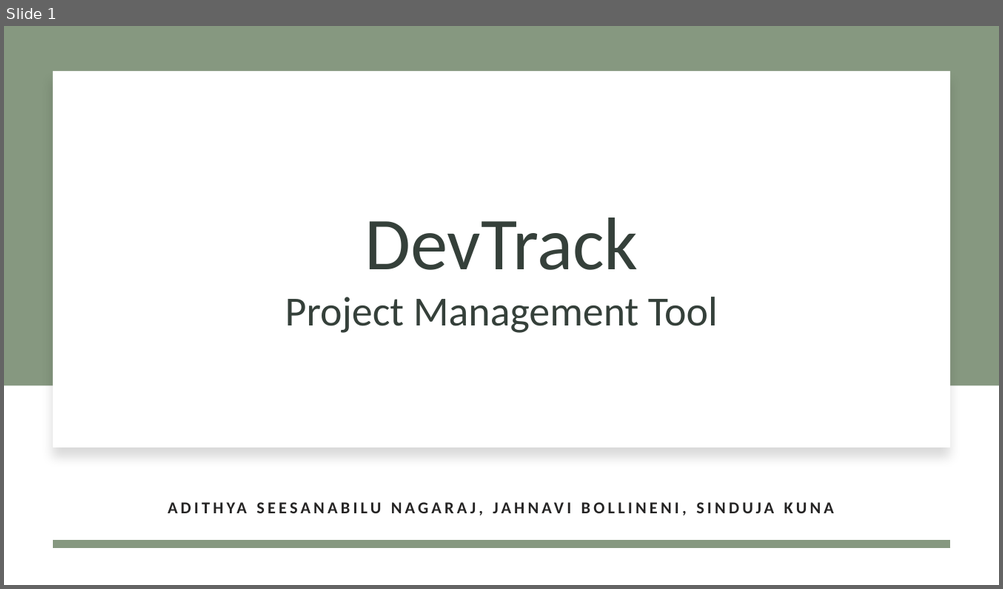
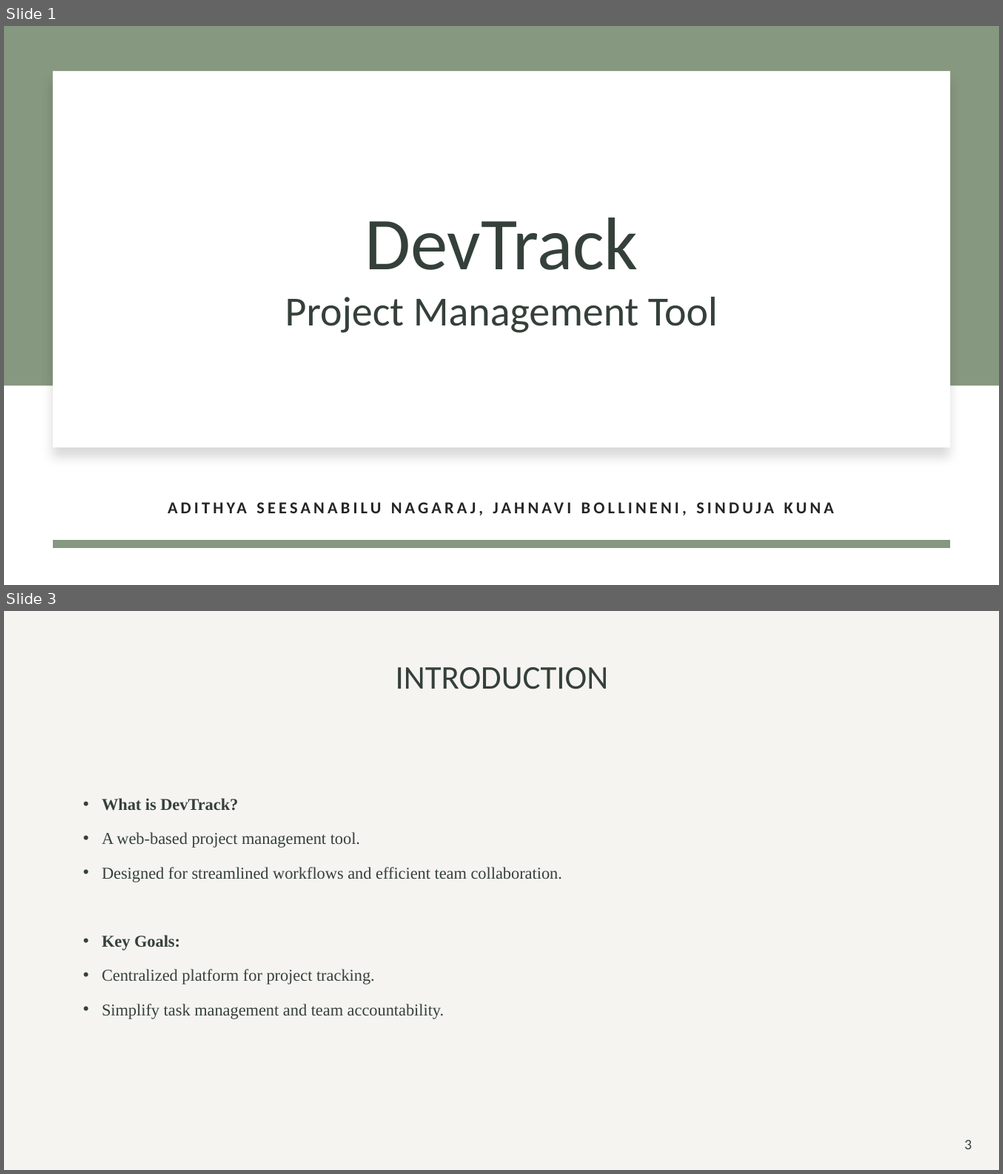
Before and after one commit to jahnavib26/DevTrack, a slide deck: ACS560 - SE Project Presentation.pptx. Shown one above the other, each under a label of ours: slide 1 before the commit, slides 1 and 3 after it; the slides between them are not shown. The pictures are 1003x589 and 1003x1174 pixels, drawn with LibreOffice and Linux fonts; fonts in the diff are those of the drawing. Boxes give left, top, right and bottom in pixels: in the first picture for what was removed or moved away, otherwise in the second. Text is boxed around its words. In the diff, an @@ line names an element or a change of style, - is before the commit and + after.

```diff
--- a/ACS560 - SE Project Presentation.pptx
+++ b/ACS560 - SE Project Presentation.pptx
@@ slide 3 added at (4,611,999,1170), background #FFFFFF @@
@@ rectangle added at (4,611,999,1170), fill #C0B7A5 at 15% opacity @@
@@ title added at (395,667,609,689), 32 pt, text #35403A @@
+INTRODUCTION
@@ text added at (102,798,562,1019), 16 pt, text #35403A @@
+• What is DevTrack?
+• A web-based project management tool.
+• Designed for streamlined workflows and efficient team collaboration.
+• Key Goals:
+• Centralized platform for project tracking.
+• Simplify task management and team accountability.
@@ page number added at (964,1140,971,1150), 14 pt, text #35403A @@
+3
```
Also in this commit, not shown: 1 slide changed, 8 other slides added, 1 other file.
